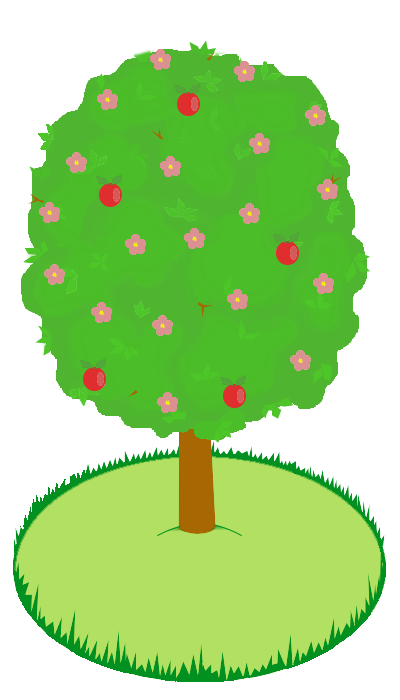
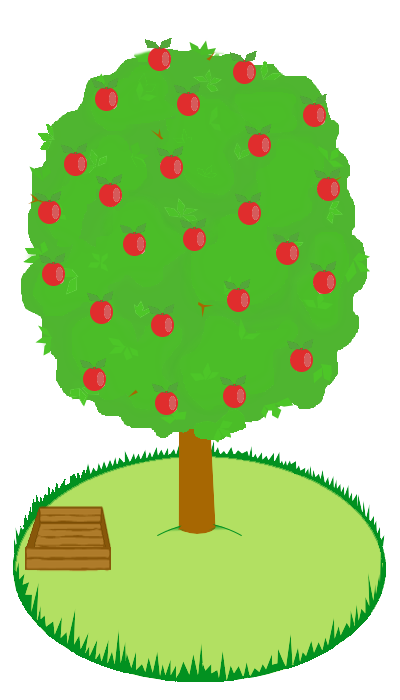
Layer changes from the first 400 x 700 image to the second:
added group "Опавшая листва" with 2 layers above "дерево" over box(25, 506, 111, 572)
added layer "опавшая листва - 0" in group "Опавшая листва" over box(25, 506, 111, 572)
showed "дерево - 25" over box(29, 38, 341, 537)
hid "дерево - 24" over box(29, 38, 341, 537)
